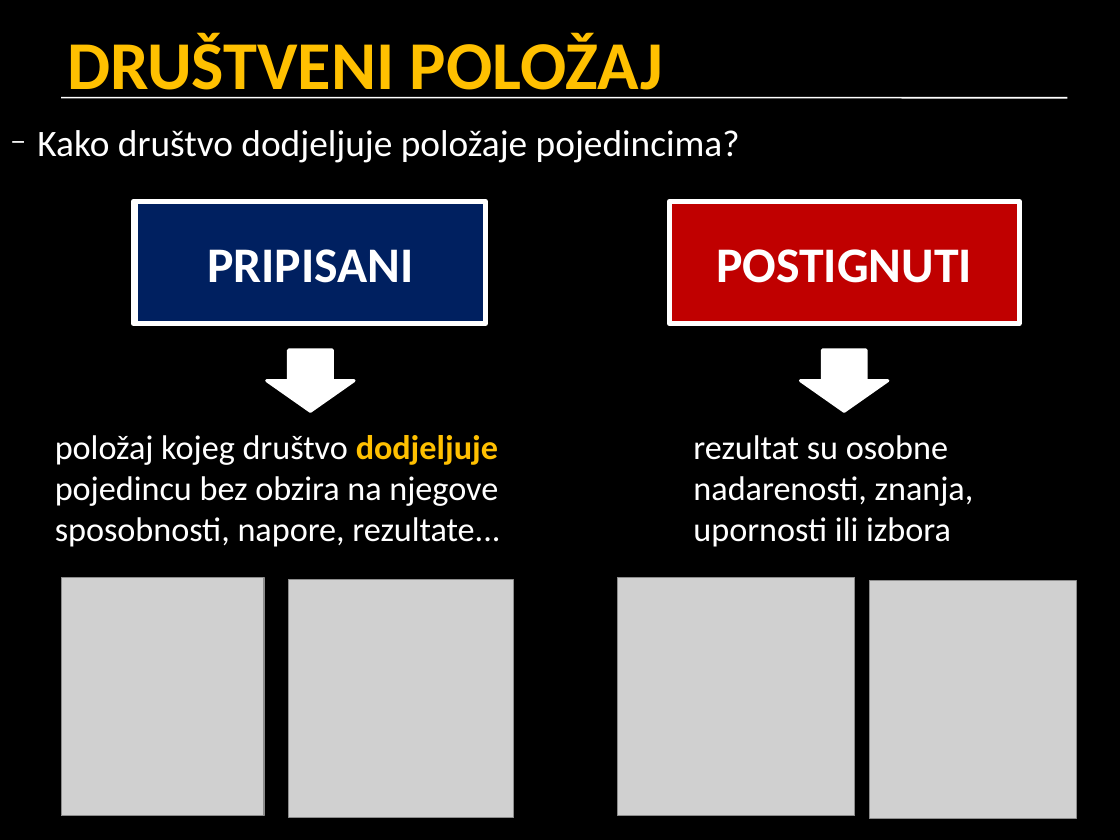
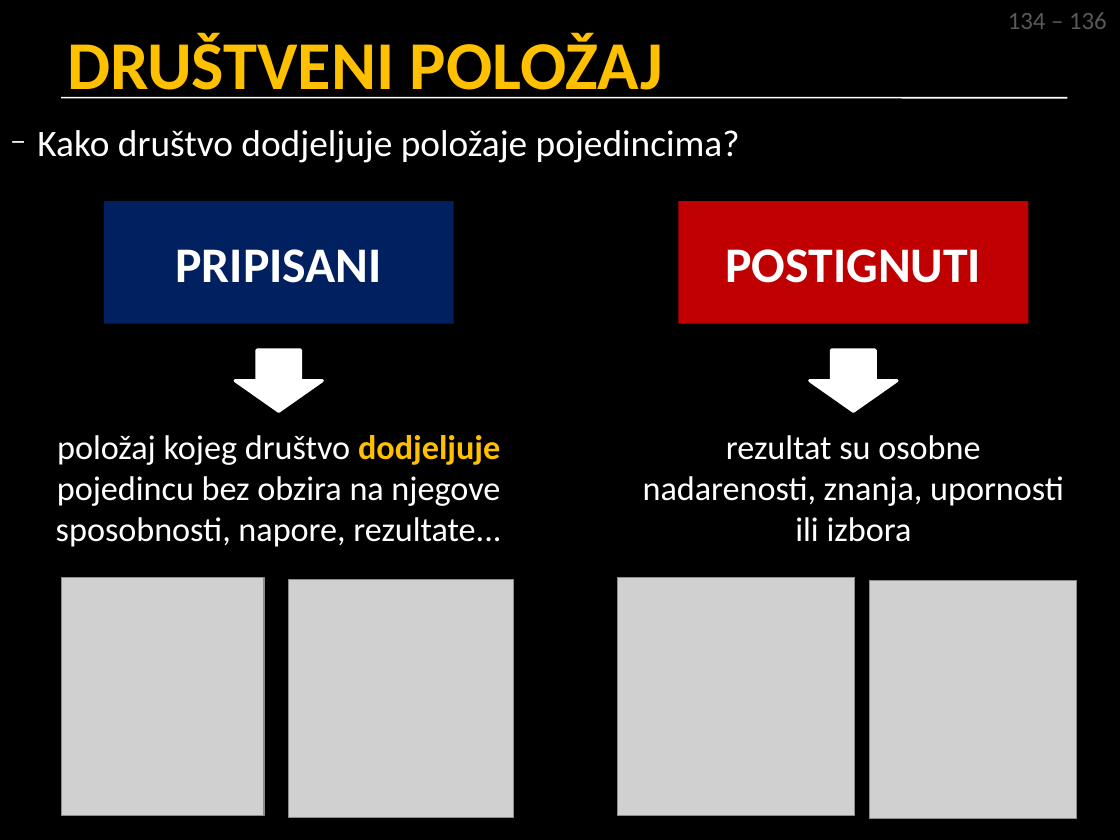
Before and after one commit to srednja-skola/sociologija, a slide deck: slide 6 of data/pptx/007_dr_nejednakosti_i_stratifikacija.pptx. Drawn at 1120x840 pixels with LibreOffice and Linux fonts; fonts in the diff are those of the drawing; grey boxes stand for pictures. Boxes give left, top, right and bottom in pixels: in the first picture for what was removed or moved away, otherwise in the second. Text is boxed around its words. In the diff, an @@ line names an element or a change of style, - is before the commit and + after.

```diff
--- a/data/pptx/007_dr_nejednakosti_i_stratifikacija.pptx
+++ b/data/pptx/007_dr_nejednakosti_i_stratifikacija.pptx
@@ text added at [1008, 12, 1107, 29], 16 pt, text #595959 @@
+134 – 136
@@ rectangle "PRIPISANI" at [104, 202, 454, 324]: outline #FFFFFF 3 pt to none @@
@@ rectangle "PRIPISANI": place and size @@
-rectangle "PRIPISANI" at [136, 202, 485, 324]
+rectangle "PRIPISANI" at [104, 202, 454, 324]
@@ rectangle removed at [133, 202, 483, 324] @@
-PRIPISANI (ASKRIBIRANI)
@@ rectangle "POSTIGNUTI": place and size @@
-rectangle "POSTIGNUTI" at [670, 202, 1019, 324]
+rectangle "POSTIGNUTI" at [679, 202, 1028, 324]
@@ rectangle "POSTIGNUTI" at [679, 202, 1028, 324]: outline #FFFFFF 3 pt to none @@
@@ down arrow: place and size @@
-down arrow at [267, 349, 354, 411]
+down arrow at [235, 349, 323, 411]
@@ down arrow: place and size @@
-down arrow at [801, 349, 888, 411]
+down arrow at [810, 349, 897, 411]
@@ text "položaj kojeg društvo dodjeljuje pojedincu ..." at [56, 435, 501, 547]: alignment left to centre @@
@@ text "rezultat su osobne nadarenosti, znanja, ..." at [643, 435, 1064, 542]: alignment left to centre @@
@@ text "rezultat su osobne nadarenosti, znanja, ...": place and size @@
-text "rezultat su osobne nadarenosti, znanja, ..." at [693, 435, 974, 547]
+text "rezultat su osobne nadarenosti, znanja, ..." at [643, 435, 1064, 542]
```
Also in this commit, not shown: 24 other slides changed.
